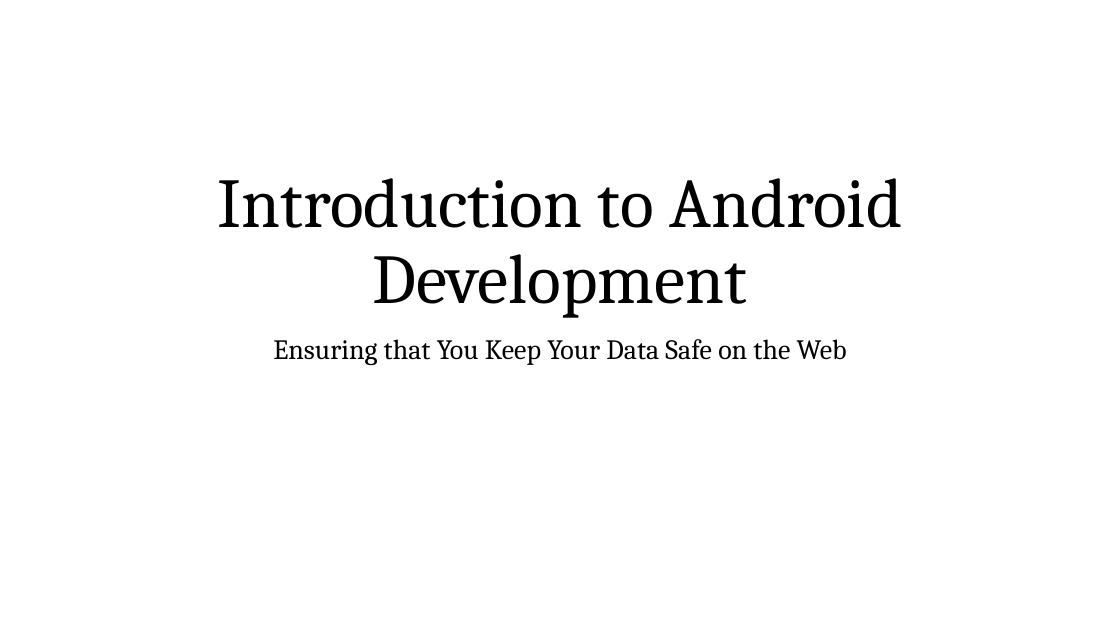
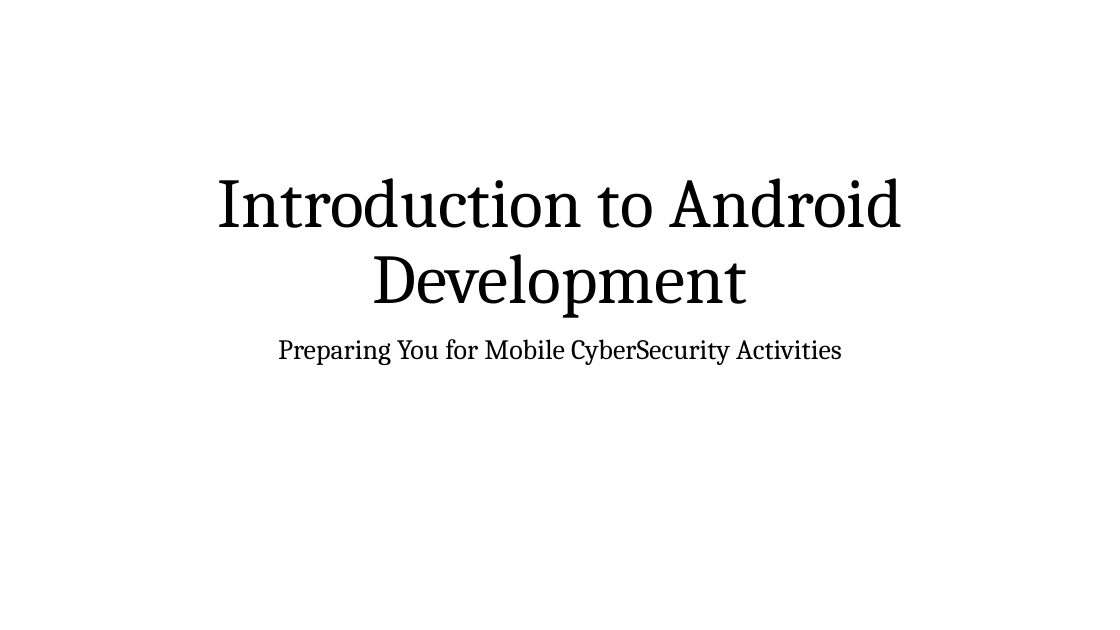
Before and after one commit to dan7800/VulnerableAndroidAppOracle, a slide deck: slide 1 of Vulnerabilities/AndroidIntro/AndroidIntroduction.pptx. Drawn at 1120x630 pixels with LibreOffice and Linux fonts; fonts in the diff are those of the drawing. Boxes give left, top, right and bottom in pixels: in the first picture for what was removed or moved away, otherwise in the second. Text is boxed around its words. In the diff, an @@ line names an element or a change of style, - is before the commit and + after.

```diff
--- a/Vulnerabilities/AndroidIntro/AndroidIntroduction.pptx
+++ b/Vulnerabilities/AndroidIntro/AndroidIntroduction.pptx
@@ subtitle at [278, 339, 842, 365]: text changed @@
-Ensuring that You Keep Your Data Safe on the Web
+Preparing You for Mobile CyberSecurity Activities
```
Also in this commit, not shown: 1 other slide changed, 8 slides added, 7 slides removed.
